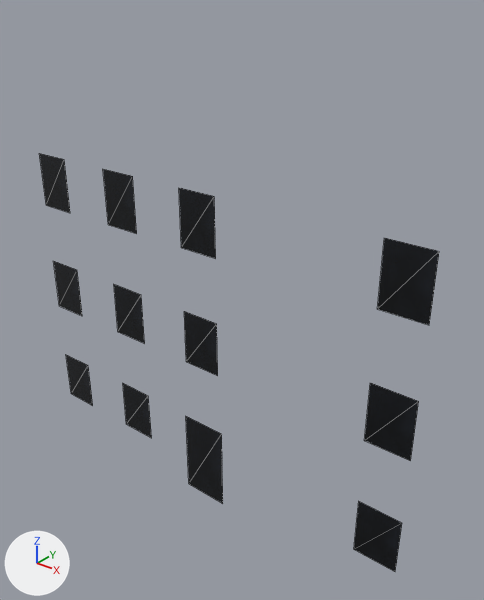
The OBJ model resources/blender/zombie_street/Street_BlockR1_Glass.obj: old version first, new version second.
Rendered twice from a 50 mm lens placed at (9.89, -10.96, 12.54), pointed at (0.77, 0.44, 5.48). Arrows for +X, +Y and +Z are at lower left; the lights stay in place. The picture after the commit comes second. Mesh edges are drawn as thin lines. Where no turn or scale is listed for an object, it has been applied to the vertices.

In view in the first picture: 'Street_BlockR1_Glass'.
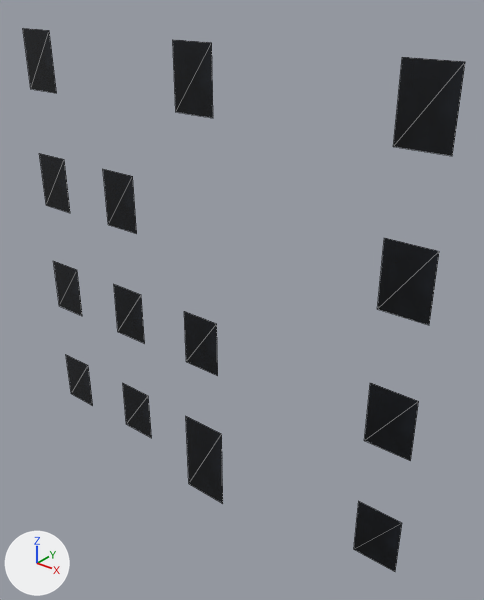
Patch to the scene script:
```diff
--- a/resources/blender/zombie_street/Street_BlockR1_Glass.obj.py
+++ b/resources/blender/zombie_street/Street_BlockR1_Glass.obj.py
@@ me_street_blockr1_glass @@
 # used by ob_street_blockr1_glass; location = (0.0, 0.0, 0.0)
-me_street_blockr1_glass.from_pydata(...)  # 48 vertices, 24 faces; spans x -5.74..5.74, y -0.23..-0.22, z -0.52..8.18
+me_street_blockr1_glass.from_pydata(...)  # 56 vertices, 28 faces; spans x -5.74..5.74, y -0.23..-0.22, z -0.52..11.33
+# me_street_blockr1_glass part 1: the loose piece of 4 vertices spanning x -0.54..0.54, y -0.22, z 6.71..8.18 is moved by (-5.2, 0.0, 3.15)
+# me_street_blockr1_glass part 2: the loose piece of 4 vertices spanning x -0.54..0.54, y -0.22, z 6.71..8.18 is copied, and the copy is moved by (0.0, 0.0, 3.15); it spans x -0.54..0.54, y -0.22, z 9.86..11.33
+# me_street_blockr1_glass part 3: the loose piece of 4 vertices spanning x 4.66..5.74, y -0.22, z 6.71..8.18 is copied, and the copy is moved by (0.0, 0.0, 3.15); it spans x 4.66..5.74, y -0.22, z 9.86..11.33
 me_street_blockr1_glass.materials.append(mat_windowglass)
```

What differs and where, as boxes [x1, y1, x2, y2] in the pictures (484 x 600 px; the box of a moved part takes in the faces that stretch with it):
'Street_BlockR1_Glass', reshaped (10% wider, 30% taller)
    before: [39, 153, 439, 572]
    after: [23, 28, 465, 572]
part 1 of me_street_blockr1_glass, moved or reshaped
    before: [179, 188, 216, 258]
    after: [23, 28, 56, 93]
part 2 of me_street_blockr1_glass, added
    after: [173, 40, 213, 118]
part 3 of me_street_blockr1_glass, added
    after: [393, 57, 465, 156]
